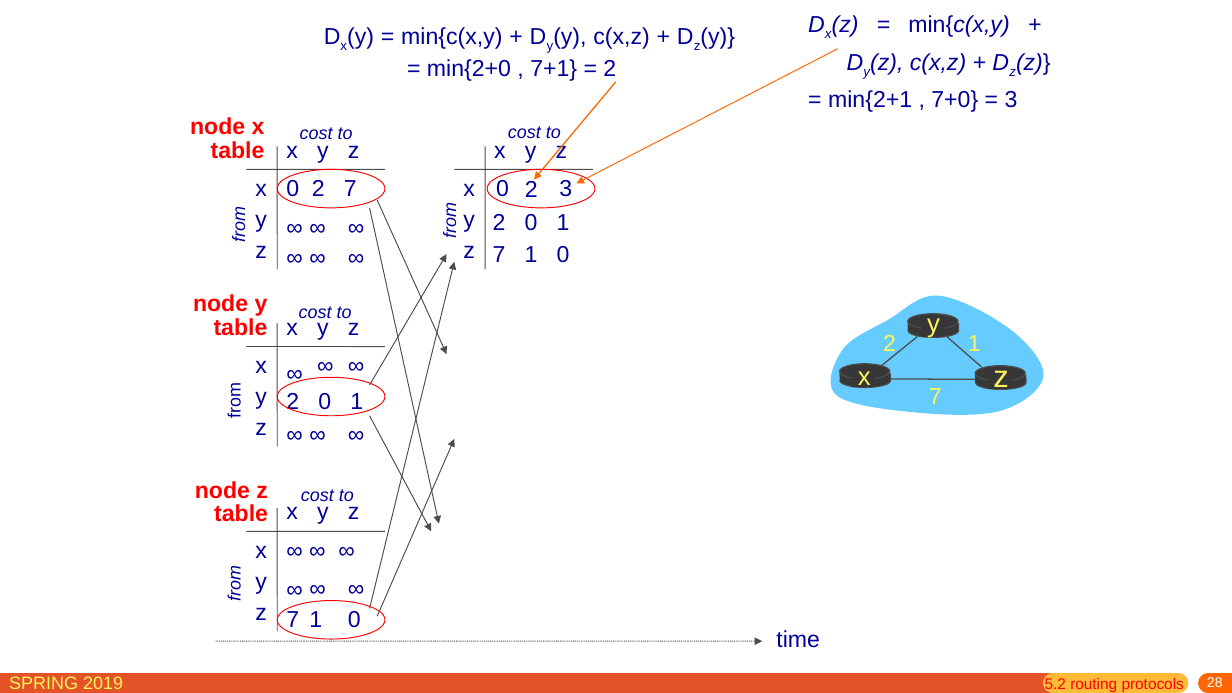
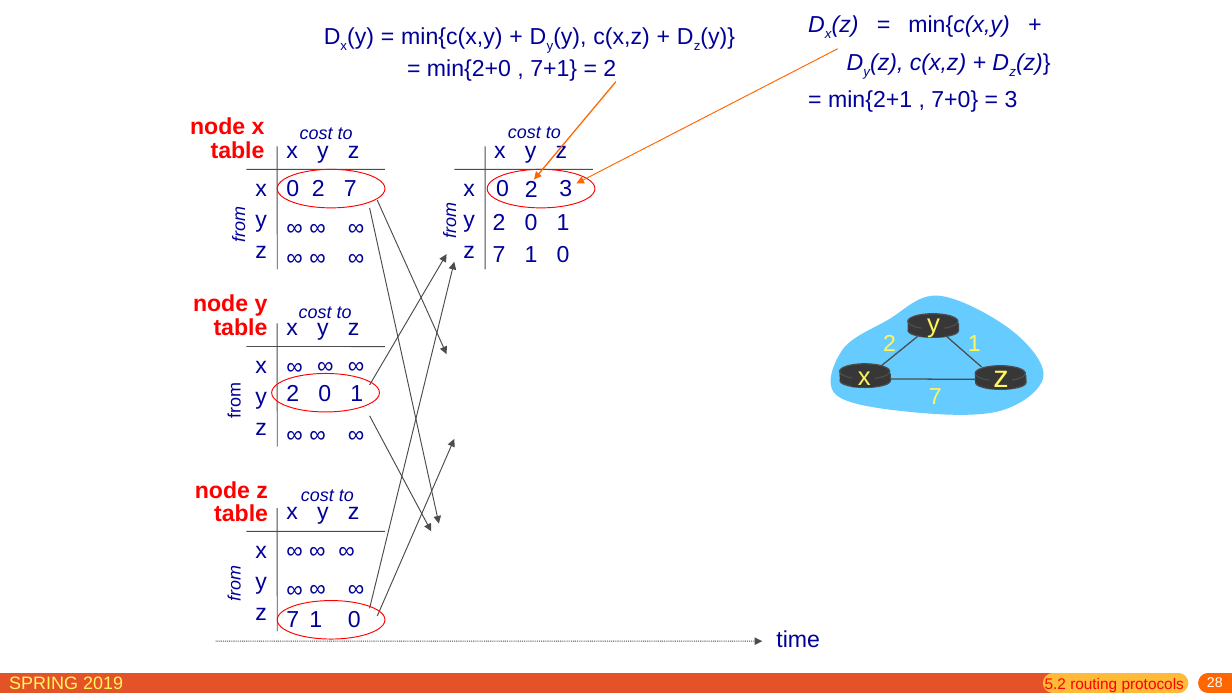
Before and after one commit to jichenghu/PPT_networkDistributed, a slide deck: slide 28 of chapter5.pptx. Drawn at 1232x693 pixels with LibreOffice and Linux fonts; fonts in the diff are those of the drawing. Boxes give left, top, right and bottom in pixels: in the first picture for what was removed or moved away, otherwise in the second. Text is boxed around its words. In the diff, an @@ line names an element or a change of style, - is before the commit and + after.

```diff
--- a/chapter5.pptx
+++ b/chapter5.pptx
@@ text "∞": place and size @@
-text "∞" at [286,393,363,414]
+text "∞" at [286,385,363,407]
@@ ellipse: place and size @@
-ellipse at [277,377,385,416]
+ellipse at [272,373,380,412]
```
Also in this commit, not shown: 5 other slides changed, 55 slides added, 1 other file.
